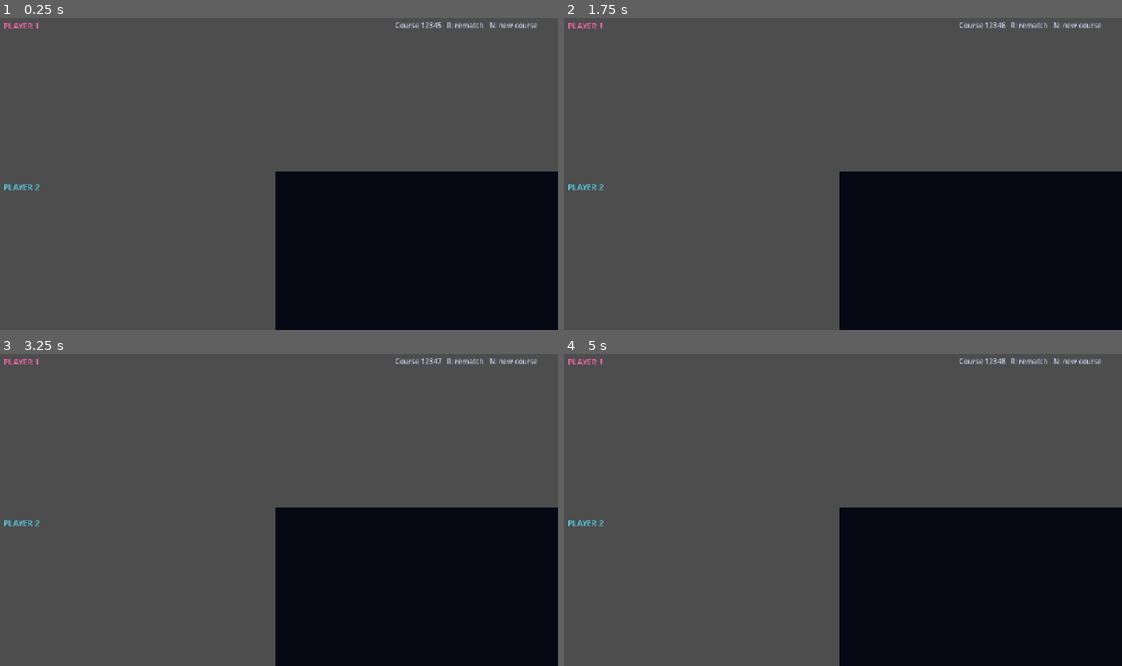
Above: before the commit, frames 1-4 (two rows, left to right).
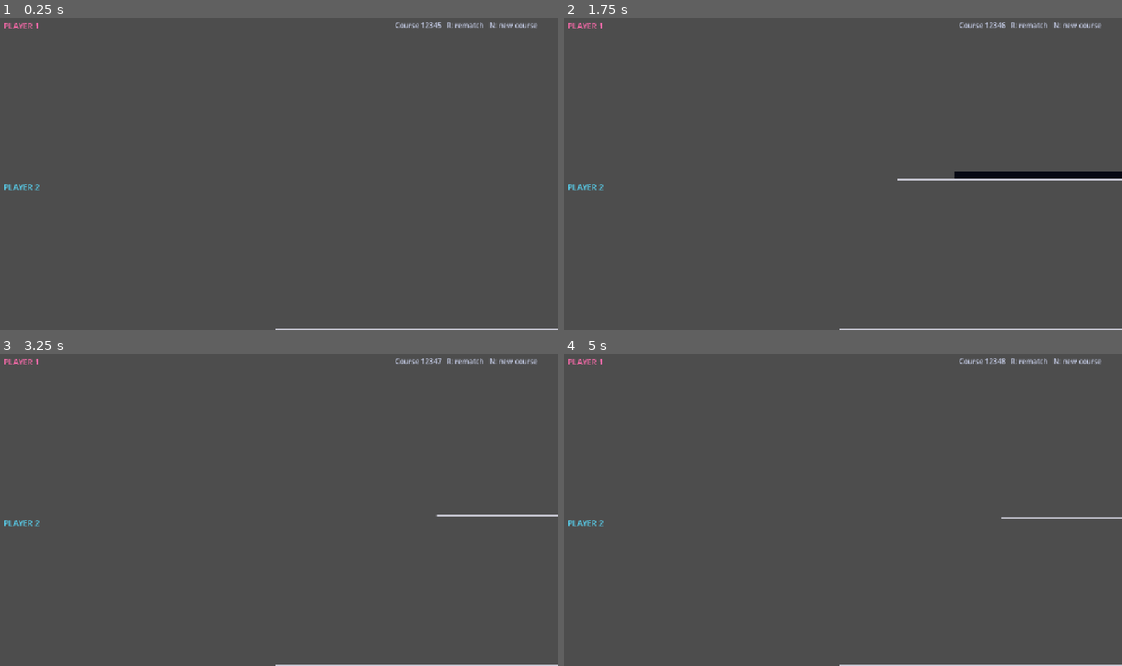
Above: after the commit, the same moments.

Repository: ketr4x/Haven
Game: Godot game, scene res://scenes/game/race.tscn
The game is run twice, just before and just after one commit, with the same random seed, the same clock (stepped at 60 frames per second) and the same inputs.
Inputs:
- Up to frame 1 (0.25 s): no input
- Up to frame 2 (1.75 s): tap Enter at 0.5 s; hold N (new_seed) 0.53-1.28 s; hold D (p1_right) from 0.53 s (still down); tap W (p1_jump) at 0.77, 1.52 s; tap S (p1_shout) at 1.35 s
- Up to frame 3 (3.25 s): release D (p1_right) at 2.03 s; hold A (p1_left) 2.03-2.78 s; hold N (new_seed) 2.03-2.78 s; tap R (restart) at 2.75 s; hold D (p1_right) from 2.78 s (still down); tap S (p1_shout) at 2.85 s; tap W (p1_jump) at 3.02 s
- Up to frame 4 (5 s): hold N (new_seed) 3.53-4.28 s; tap W (p1_jump) at 3.77, 4.52 s; release D (p1_right) at 4.28 s; hold A (p1_left) from 4.28 s (still down); tap S (p1_shout) at 4.35 s

The runs differ from the first frame. In frame 1, 26% of the frame differs, in the area x 49-100%, y 49-100%; in frame 2, 25%; in frame 3, 26%; in frame 4, 26%.

Commit message:
Fix split-screen viewport layout

Diff:
--- a/scenes/game/race.tscn
+++ b/scenes/game/race.tscn
@@ -11,7 +11,13 @@
 [ext_resource type="PackedScene" path="res://scenes/levels/chunks/chunk_bridge.tscn" id="9_bridge"]
 [ext_resource type="PackedScene" path="res://scenes/levels/chunks/chunk_finish.tscn" id="10_finish"]
 
-[node name="Race" type="Node2D"]
+[node name="Race" type="Control"]
+layout_mode = 3
+anchors_preset = 15
+anchor_right = 1.0
+anchor_bottom = 1.0
+grow_horizontal = 2
+grow_vertical = 2
 script = ExtResource("1_race")
 
 [node name="SharedSimulation" type="Node2D" parent="."]
@@ -60,39 +66,47 @@
 grow_vertical = 2
 mouse_filter = 2
 
-[node name="Viewports" type="VBoxContainer" parent="SplitScreen"]
+[node name="TopContainer" type="SubViewportContainer" parent="SplitScreen"]
 layout_mode = 1
-anchors_preset = 15
+anchors_preset = 10
 anchor_right = 1.0
-anchor_bottom = 1.0
+anchor_bottom = 0.5
+offset_bottom = -2.0
 grow_horizontal = 2
 grow_vertical = 2
-
-[node name="TopContainer" type="SubViewportContainer" parent="SplitScreen/Viewports"]
-custom_minimum_size = Vector2(0, 0)
-layout_mode = 2
-size_flags_vertical = 3
 stretch = true
 
-[node name="TopViewport" type="SubViewport" parent="SplitScreen/Viewports/TopContainer"]
+[node name="TopViewport" type="SubViewport" parent="SplitScreen/TopContainer"]
 handle_input_locally = false
 size = Vector2i(1280, 358)
 transparent_bg = false
 render_target_update_mode = 4
 
-[node name="Divider" type="ColorRect" parent="SplitScreen/Viewports"]
-custom_minimum_size = Vector2(0, 4)
-layout_mode = 2
+[node name="Divider" type="ColorRect" parent="SplitScreen"]
+layout_mode = 1
+anchors_preset = 10
+anchor_top = 0.5
+anchor_right = 1.0
+anchor_bottom = 0.5
+offset_top = -2.0
+offset_bottom = 2.0
+grow_horizontal = 2
+grow_vertical = 2
 color = Color(0.96, 0.96, 1, 0.8)
 mouse_filter = 2
 
-[node name="BottomContainer" type="SubViewportContainer" parent="SplitScreen/Viewports"]
-custom_minimum_size = Vector2(0, 0)
-layout_mode = 2
-size_flags_vertical = 3
+[node name="BottomContainer" type="SubViewportContainer" parent="SplitScreen"]
+layout_mode = 1
+anchors_preset = 15
+anchor_top = 0.5
+anchor_right = 1.0
+anchor_bottom = 1.0
+offset_top = 2.0
+grow_horizontal = 2
+grow_vertical = 2
 stretch = true
 
-[node name="BottomViewport" type="SubViewport" parent="SplitScreen/Viewports/BottomContainer"]
+[node name="BottomViewport" type="SubViewport" parent="SplitScreen/BottomContainer"]
 handle_input_locally = false
 size = Vector2i(1280, 358)
 transparent_bg = false
--- a/scripts/game/race.gd
+++ b/scripts/game/race.gd
@@ -1,11 +1,11 @@
-extends Node2D
+extends Control
 
 @onready var _course_generator: CourseGenerator = $SharedSimulation/CourseGenerator
 @onready var _player_one: RezonansPlayer = $SharedSimulation/PlayerOne
 @onready var _player_two: RezonansPlayer = $SharedSimulation/PlayerTwo
 @onready var _finish_area: FinishArea = $SharedSimulation/FinishArea
-@onready var _top_viewport: SubViewport = $SplitScreen/Viewports/TopContainer/TopViewport
-@onready var _bottom_viewport: SubViewport = $SplitScreen/Viewports/BottomContainer/BottomViewport
+@onready var _top_viewport: SubViewport = $SplitScreen/TopContainer/TopViewport
+@onready var _bottom_viewport: SubViewport = $SplitScreen/BottomContainer/BottomViewport
 @onready var _seed_label: Label = $GlobalUi/Seed
 @onready var _winner_label: Label = $GlobalUi/Winner
 
--- a/tests/race_shell_check.gd
+++ b/tests/race_shell_check.gd
@@ -10,8 +10,8 @@
 	var player_one := race.get_node("SharedSimulation/PlayerOne") as RezonansPlayer
 	var player_two := race.get_node("SharedSimulation/PlayerTwo") as RezonansPlayer
 	var finish_area := race.get_node("SharedSimulation/FinishArea") as FinishArea
-	var top_viewport := race.get_node("SplitScreen/Viewports/TopContainer/TopViewport") as SubViewport
-	var bottom_viewport := race.get_node("SplitScreen/Viewports/BottomContainer/BottomViewport") as SubViewport
+	var top_viewport := race.get_node("SplitScreen/TopContainer/TopViewport") as SubViewport
+	var bottom_viewport := race.get_node("SplitScreen/BottomContainer/BottomViewport") as SubViewport
 
 	assert(top_viewport.world_2d == root.get_viewport().world_2d)
 	assert(bottom_viewport.world_2d == root.get_viewport().world_2d)
